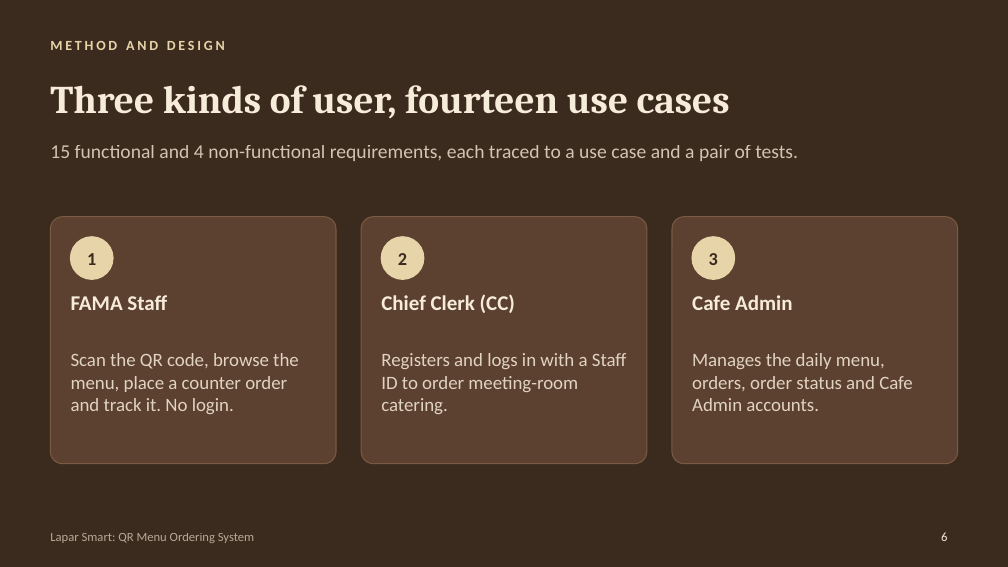
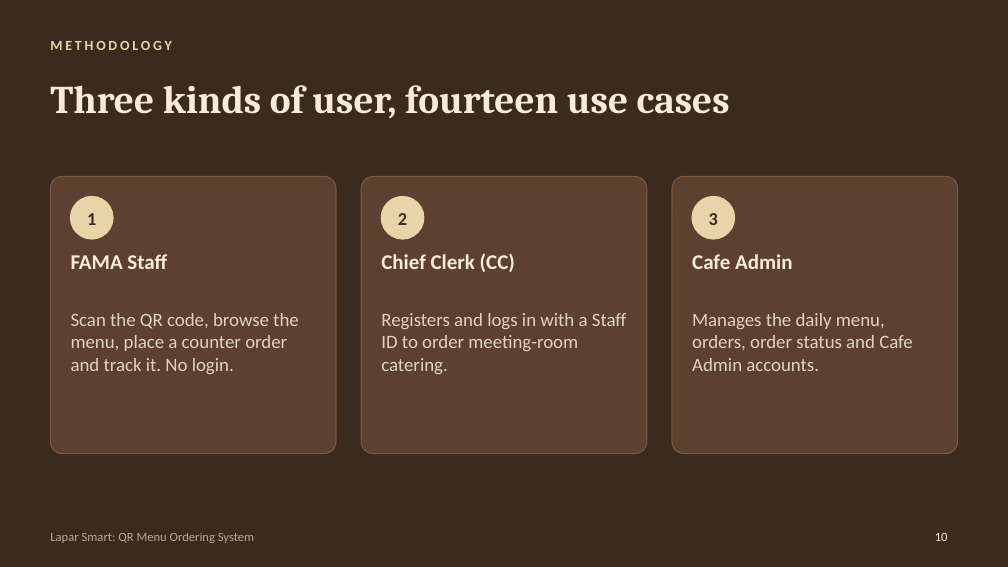
Before and after one commit to ras22hid/lapar-smart, a slide deck: slide 10 of app/static/presentation/LaparSmart_Presentation.pptx (slide 6 before the commit). Drawn at 1008x567 pixels with LibreOffice and Linux fonts; fonts in the diff are those of the drawing. Boxes give left, top, right and bottom in pixels: in the first picture for what was removed or moved away, otherwise in the second. Text is boxed around its words. In the diff, an @@ line names an element or a change of style, - is before the commit and + after.

```diff
--- a/app/static/presentation/LaparSmart_Presentation.pptx
+++ b/app/static/presentation/LaparSmart_Presentation.pptx
@@ text at (50,41,171,50): text changed @@
-METHOD AND DESIGN
+METHODOLOGY
@@ text removed at (50,145,798,161) @@
-15 functional and 4 non-functional requirements, each traced to a use case and a pair of tests.
@@ rounded rectangle: place and size @@
-rounded rectangle at (50,217,336,464)
+rounded rectangle at (50,176,336,454)
@@ rounded rectangle: place and size @@
-rounded rectangle at (361,217,646,464)
+rounded rectangle at (361,176,646,454)
@@ proportions changed in 3 elements at (50,176,336,454), (361,176,646,454), (672,176,958,454) @@
@@ rounded rectangle: place and size @@
-rounded rectangle at (672,217,958,464)
+rounded rectangle at (672,176,958,454)
@@ 6 texts, 3 ellipses: place and size @@
-6 texts, 3 ellipses at (71,237,792,313)
+6 texts, 3 ellipses at (71,197,792,272)
@@ text "Scan the QR code, browse ...": place and size @@
-text "Scan the QR code, browse ..." at (71,353,299,414)
+text "Scan the QR code, browse ..." at (71,313,299,374)
@@ text "Registers and logs in with ...": place and size @@
-text "Registers and logs in with ..." at (381,353,627,414)
+text "Registers and logs in with ..." at (381,313,627,374)
@@ text "Manages the daily menu, orders, ...": place and size @@
-text "Manages the daily menu, orders, ..." at (692,353,913,411)
+text "Manages the daily menu, orders, ..." at (692,313,913,371)
@@ page number at (935,533,948,541): text changed @@
-6
+10
```
Also in this commit, not shown: 11 other slides changed, 8 slides added, 5 slides removed, 4 other files.
